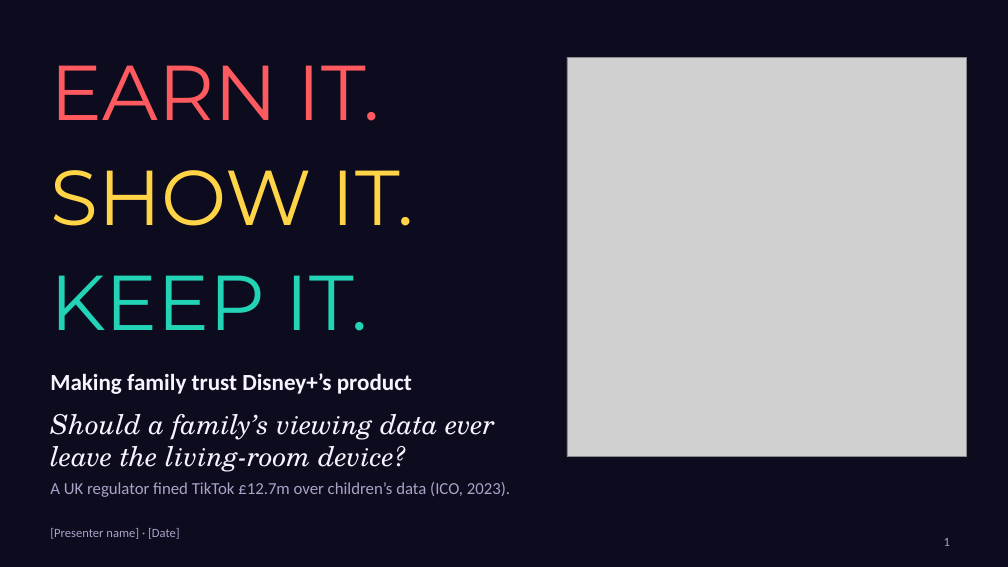
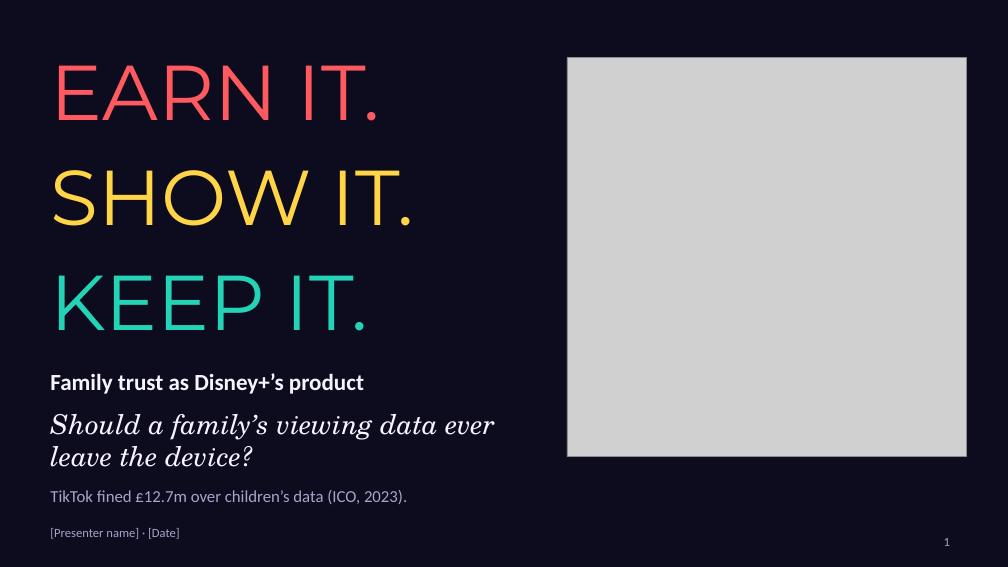
Before and after one commit to karanrg22-svg/skill, a slide deck: slide 1 of output/B_Creative_Visual.pptx. Drawn at 1008x567 pixels with LibreOffice and Linux fonts; fonts in the diff are those of the drawing; grey boxes stand for pictures. Boxes give left, top, right and bottom in pixels: in the first picture for what was removed or moved away, otherwise in the second. Text is boxed around its words. In the diff, an @@ line names an element or a change of style, - is before the commit and + after.

```diff
--- a/output/B_Creative_Visual.pptx
+++ b/output/B_Creative_Visual.pptx
@@ text at (50,373,364,394): text changed @@
-Making family trust Disney+’s product
+Family trust as Disney+’s product
@@ text at (50,414,495,467): text changed @@
-Should a family’s viewing data ever leave the living-room device?
+Should a family’s viewing data ever leave the device?
@@ text at (50,490,407,504): text changed @@
-A UK regulator fined TikTok £12.7m over children’s data (ICO, 2023).
+TikTok fined £12.7m over children’s data (ICO, 2023).
```
Also in this commit, not shown: 5 other slides changed.
